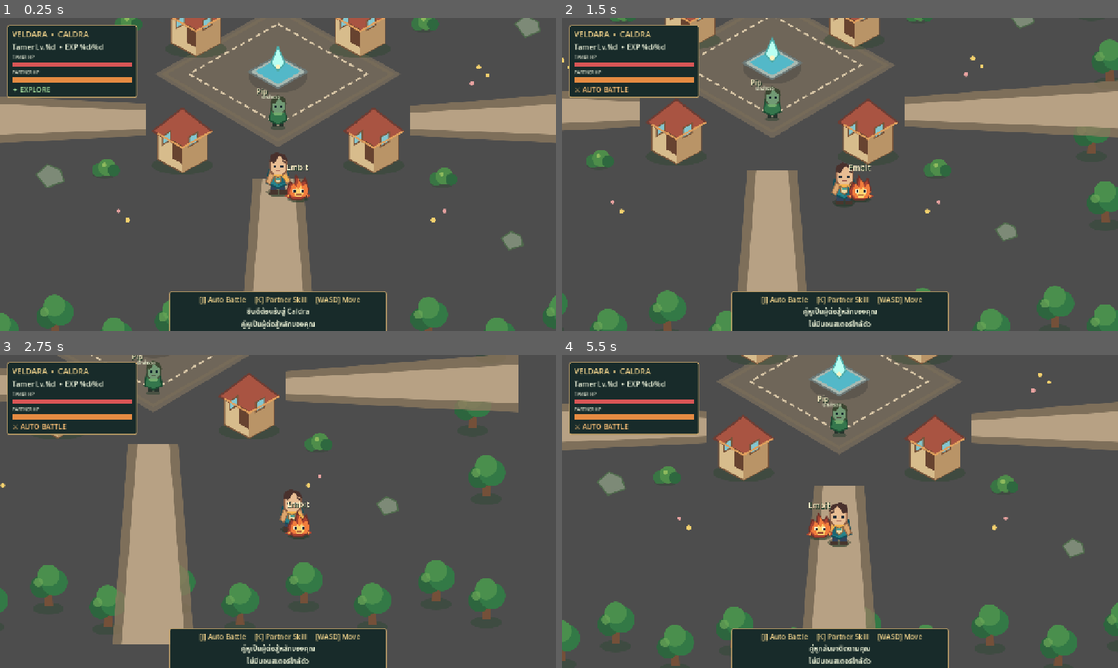
Above: before the commit, frames 1-4 (two rows, left to right).
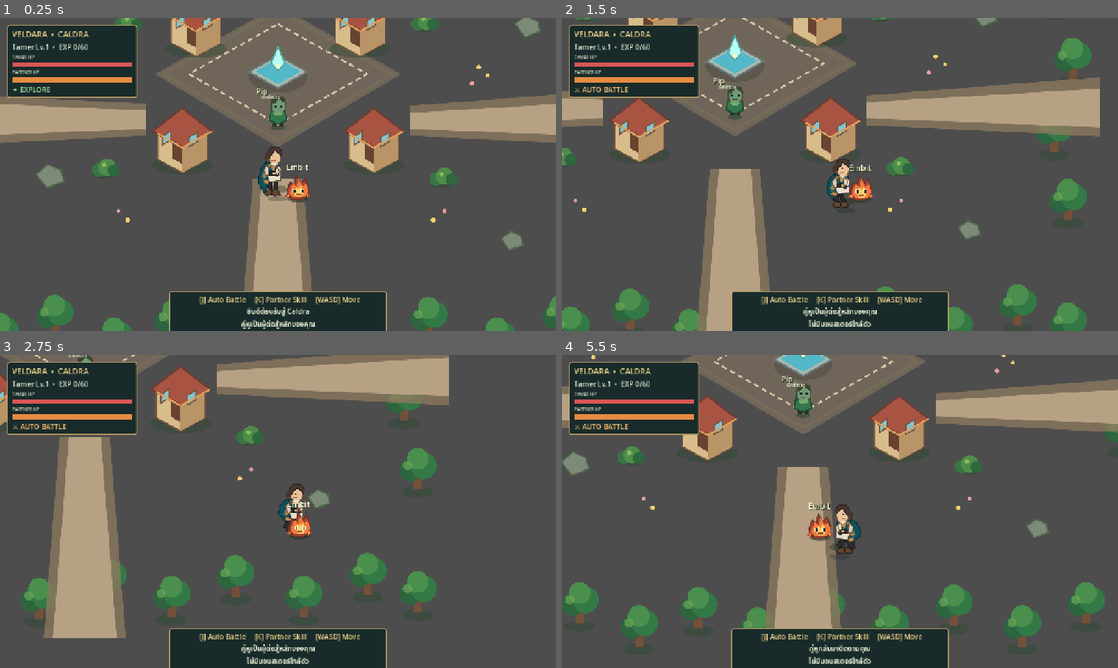
Above: after the commit, the same moments.

Repository: napathjailha-lgtm/veldora_product
Game: Godot game, scene res://scenes/main_2d.tscn
The game is run twice, just before and just after one commit, with the same random seed, the same clock (stepped at 60 frames per second) and the same inputs.
Inputs (mouse positions are in pixels of both pictures, inside the frame that each line leads up to):
- Up to frame 1 (0.25 s): no input
- Up to frame 2 (1.5 s): move the mouse to (962, 158) at 0.52 s; hold D (move_right) 0.53-1.28 s; hold Shift 0.53-1.28 s; click (962, 158) at 0.67 s; tap Ctrl at 0.8, 1.35 s; move the mouse to (728, 190) at 1.27 s; hold S (move_down) from 1.28 s (still down)
- Up to frame 3 (2.75 s): tap Shift at 1.55 s; move the mouse to (333, 442) at 2.02 s; release S (move_down) at 2.03 s; hold D (move_right) from 2.03 s (still down); hold Ctrl from 2.03 s (still down); tap M (awaken) at 2.1 s
- Up to frame 4 (5.5 s): move the mouse to (812, 574) at 2.77 s; release D (move_right) at 2.78 s; release Ctrl at 2.78 s; hold W (move_up) 2.78-3.53 s; tap R (bond_res) at 2.85 s; click (812, 574) at 2.92 s; tap Shift at 3.05, 4.55 s; move the mouse to (1006, 558) at 3.52 s; hold Ctrl 3.53-4.28 s; hold A (move_left) 3.53-5.03 s; tap B (branch_a) at 3.6 s; move the mouse to (673, 464) at 4.27 s; tap N (branch_b) at 4.35 s; move the mouse to (867, 511) at 5.02 s; hold S (move_down) from 5.03 s (still down); hold Ctrl from 5.03 s (still down); tap Q (form_next) at 5.1 s; click (867, 511) at 5.17 s

The runs differ from the first frame. In frame 1, 0.8% of the frame differs, in the area x 8-53%, y 8-59%; in frame 2, 30%; in frame 3, 32%; in frame 4, 33%, in the area x 0-100%, y 0-100%.

Commit message:
Integrate Caldra player sprites and movement combat animations

Diff:
--- a/scripts/main_2d.gd
+++ b/scripts/main_2d.gd
@@ -3,18 +3,28 @@
 ## The companion is the combatant; the tamer only moves and issues commands.
 
 const MAP_TEXTURE: Texture2D = preload("res://assets/2d/caldra_map.svg")
-const PLAYER_TEXTURE: Texture2D = preload("res://assets/2d/player.svg")
+const PLAYER_IDLE: Texture2D = preload("res://assets/2d/player_caldra_idle.svg")
+const PLAYER_WALK: Texture2D = preload("res://assets/2d/player_caldra_walk.svg")
+const PLAYER_RUN: Texture2D = preload("res://assets/2d/player_caldra_run.svg")
+const PLAYER_ATTACK: Texture2D = preload("res://assets/2d/player_caldra_attack.svg")
+const PLAYER_HURT: Texture2D = preload("res://assets/2d/player_caldra_hurt.svg")
 const PET_TEXTURE: Texture2D = preload("res://assets/2d/companion_fire.svg")
 const ENEMY_TEXTURE: Texture2D = preload("res://assets/2d/enemy_mushroom.svg")
 const NPC_TEXTURE: Texture2D = preload("res://assets/2d/npc.svg")
 
 const PLAYER_SPEED := 210.0
+const PLAYER_RUN_MULTIPLIER := 1.55
+const PLAYER_ATTACK_COOLDOWN := 0.42
 const PET_FOLLOW_SPEED := 7.0
 const ENEMY_SPEED := 54.0
 const ATTACK_RANGE := 94.0
 const MAX_ENEMIES := 7
 
 var player: Sprite2D
+var player_anim := "idle"
+var player_anim_timer := 0.0
+var player_attack_cooldown := 0.0
+var player_hurt_timer := 0.0
 var pet: Sprite2D
 var pet_label: Label
 var hud: CanvasLayer
@@ -54,11 +64,11 @@
 func _build_player() -> void:
 	player = Sprite2D.new()
 	player.name = "Tamer"
-	player.texture = PLAYER_TEXTURE
+	player.texture = PLAYER_IDLE
 	player.position = Vector2(0, 150)
 	player.centered = true
 	player.texture_filter = CanvasItem.TEXTURE_FILTER_NEAREST
-	player.scale = Vector2(1.2, 1.2)
+	player.scale = Vector2(1.0, 1.0)
 	add_child(player)
 	var shadow := _make_shadow(player, Vector2(0, 32), Vector2(23, 8))
 	shadow.z_index = -1
@@ -217,6 +227,7 @@
 
 func _process(delta: float) -> void:
 	_handle_player_input(delta)
+	_update_player_animation(delta)
 	_update_partner(delta)
 	_update_enemies(delta)
 	_update_combat(delta)
@@ -231,13 +242,16 @@
 	input_dir.y = (1.0 if Input.is_action_pressed("move_down") else 0.0) - (1.0 if Input.is_action_pressed("move_up") else 0.0)
 	if input_dir.length_squared() > 1.0:
 		input_dir = input_dir.normalized()
-	player.position += input_dir * PLAYER_SPEED * delta
+	var running := Input.is_key_pressed(KEY_SHIFT) or Input.is_key_pressed(KEY_CTRL)
+	player.position += input_dir * PLAYER_SPEED * (PLAYER_RUN_MULTIPLIER if running else 1.0) * delta
 	player.position.x = clampf(player.position.x, -700.0, 700.0)
 	player.position.y = clampf(player.position.y, -500.0, 500.0)
 	if input_dir.x < -0.1:
 		player.flip_h = true
 	elif input_dir.x > 0.1:
 		player.flip_h = false
+	if Input.is_action_just_pressed("player_attack"):
+		_start_player_attack()
 	if Input.is_action_just_pressed("strike"):
 		auto_battle = not auto_battle
 		if auto_battle:
@@ -248,6 +262,46 @@
 			_say("คู่หูกลับมาติดตามคุณ")
 	if Input.is_action_just_pressed("skill"):
 		_use_partner_skill()
+
+func _start_player_attack() -> void:
+	if player_attack_cooldown > 0.0 or player_hurt_timer > 0.0:
+		return
+	player_attack_cooldown = PLAYER_ATTACK_COOLDOWN
+	player_anim = "attack"
+	player_anim_timer = 0.28
+	player.texture = PLAYER_ATTACK
+	var target := _nearest_enemy(105.0)
+	if is_instance_valid(target):
+		_damage_enemy(target, 6.0, false)
+		_say("ผู้ฝึกโจมตี! -6")
+
+func _update_player_animation(delta: float) -> void:
+	player_attack_cooldown = maxf(0.0, player_attack_cooldown - delta)
+	if player_anim_timer > 0.0:
+		player_anim_timer = maxf(0.0, player_anim_timer - delta)
+		if player_anim_timer <= 0.0:
+			player_anim = "idle"
+	if player_hurt_timer > 0.0:
+		player_hurt_timer = maxf(0.0, player_hurt_timer - delta)
+		player.texture = PLAYER_HURT
+	elif player_anim_timer > 0.0 and player_anim == "attack":
+		player.texture = PLAYER_ATTACK
+	else:
+		var moving := Input.is_action_pressed("move_right") or Input.is_action_pressed("move_left") or Input.is_action_pressed("move_up") or Input.is_action_pressed("move_down")
+		if not moving:
+			player_anim = "idle"
+			player.texture = PLAYER_IDLE
+		elif Input.is_key_pressed(KEY_SHIFT) or Input.is_key_pressed(KEY_CTRL):
+			player_anim = "run"
+			player.texture = PLAYER_RUN
+		else:
+			player_anim = "walk"
+			player.texture = PLAYER_WALK
+
+func _trigger_player_hurt() -> void:
+	player_hurt_timer = 0.32
+	player_anim = "hurt"
+	player.texture = PLAYER_HURT
 
 func _update_partner(delta: float) -> void:
 	var follow := player.position + Vector2(43 if not player.flip_h else -43, 26)
@@ -290,6 +344,7 @@
 					_say("Embit ได้รับความเสียหาย!")
 				else:
 					player_hp = maxf(0.0, player_hp - 4.0)
+					_trigger_player_hurt()
 					_say("มอนสเตอร์โจมตีผู้ฝึก!")
 		else:
 			enemy.set_meta("contact_time", 0.0)
@@ -421,7 +476,7 @@
 func _refresh_hud() -> void:
 	if not is_instance_valid(stats_label):
 		return
-	stats_label.text = "Tamer Lv.%d  •  EXP %d/%d" % [level, exp, level * 60]
+	stats_label.text = "Tamer Lv.%d  •  EXP %d/%d" % [level, tamer_exp, level * 60]
 	# Update bars by their stable names to avoid brittle layout assumptions.
 	for bar in hud.find_children("*", "ProgressBar", true, false):
 		if bar.name == "player_bar":
